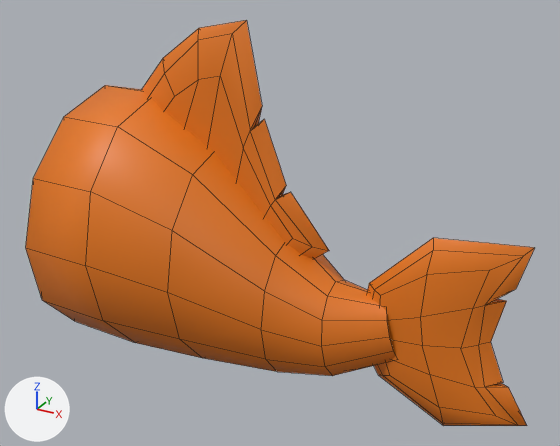
A saved change to the FBX model Dish-Dwellers-TCC/Assets/Models/Saulo/Kitchen/Foods/GiantTuna.fbx.
Before and after are seen from a 50 mm camera at (1.85, 0.195, 0.983) aimed at (1.116, 1.529, 0.315). Every picture has the same lights, and +X, +Y and +Z are marked at lower left. Mesh edges are drawn as thin lines. Where no turn or scale is listed for an object, it has been applied to the vertices.

The first picture shows 'GiantTuna'.
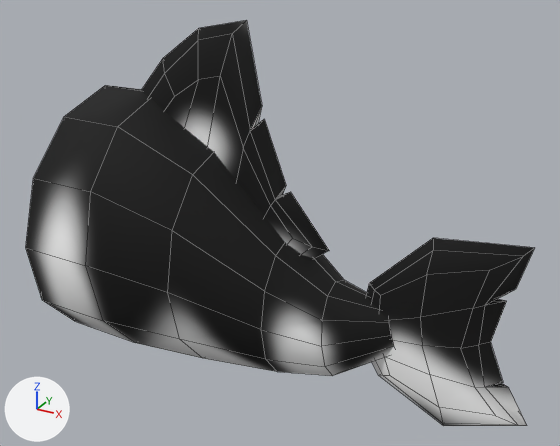
The newer file is also turned or shifted as a whole; pictures and numbers use the older file's frame.

Changed parts and their boxes (x1, y1, x2, y2) in the pictures (560 x 446 px; the box of a moved part takes in the faces that stretch with it):
'GiantTuna', recoloured, reshaped, surface changed (orange to grey): (26, 20, 535, 426) in both
part 1 of me_gianttuna, moved or reshaped: before (322, 280, 396, 376); after (322, 280, 394, 376)
part 2 of me_gianttuna, surface changed (orange to black): (26, 20, 535, 426) in both

Edits to the bpy script that builds the scene:
```text
Add img_tcc_textures_png:
    img_tcc_textures_png = load_image('TCC Textures.png', '../../Materials/TCC Textures.png', 2048, 2048, 'sRGB')
Add mat_atlas:
    mat_atlas = principled_material('Atlas')
    mat_atlas.texture = img_tcc_textures_png
    mat_atlas.roughness = 0.85
Change me_gianttuna:
    where me_gianttuna.from_pydata(...)  # 194 vertices, 184 faces; spans x -0.376..0.698, y -0.276..0.276, z -0.334..0.479
    used by ob_gianttuna; location = (0.976, 1.545, 0.252)
    remove me_gianttuna.materials.append(mat_meat)  # orange #e77916
    me_gianttuna part 1
    me_gianttuna.vertices[1].co: (0.408, 0.032, -0.133) -> (0.408, 0.024, -0.133)
    me_gianttuna.vertices[3].co: (0.417, 0.027, -0.167) -> (0.415, 0.021, -0.159)
    me_gianttuna.vertices[5].co: (0.424, 0.016, -0.192) -> (0.42, 0.012, -0.178)
    me_gianttuna.vertices[7].co: (0.427, 0.0, -0.201) -> (0.422, 0.0, -0.185)
    me_gianttuna.vertices[9].co: (0.424, -0.016, -0.192) -> (0.42, -0.012, -0.178)
    me_gianttuna.vertices[11].co: (0.417, -0.027, -0.167) -> (0.415, -0.021, -0.159)  # pixel (393, 351) -> pixel (394, 346)
    me_gianttuna.vertices[13].co: (0.408, -0.032, -0.133) -> (0.408, -0.024, -0.133)  # pixel (389, 337) -> pixel (391, 335)
    me_gianttuna.vertices[15].co: (0.399, -0.027, -0.098) -> (0.401, -0.021, -0.106)  # pixel (387, 320) -> pixel (389, 322)
    me_gianttuna.vertices[17].co: (0.392, -0.016, -0.073) -> (0.396, -0.012, -0.087)  # pixel (386, 307) -> not seen
    me_gianttuna.vertices[19].co: (0.389, 0.0, -0.064) -> (0.394, 0.0, -0.08)
    me_gianttuna.vertices[21].co: (0.392, 0.016, -0.073) -> (0.396, 0.012, -0.087)
    me_gianttuna.vertices[23].co: (0.399, 0.027, -0.098) -> (0.401, 0.021, -0.106)
    me_gianttuna part 2: texture (UV) coordinates of 184 of 184 faces, centred in x -0.351..0.662, y -0.255..0.255, z -0.296..0.456, changed; they spanned u 0.0..1.0, v -0.04..1.0 and now span u 0.02..0.72, v 0.01..0.4
    add me_gianttuna.materials.append(mat_atlas)  # picture img_tcc_textures_png
```
